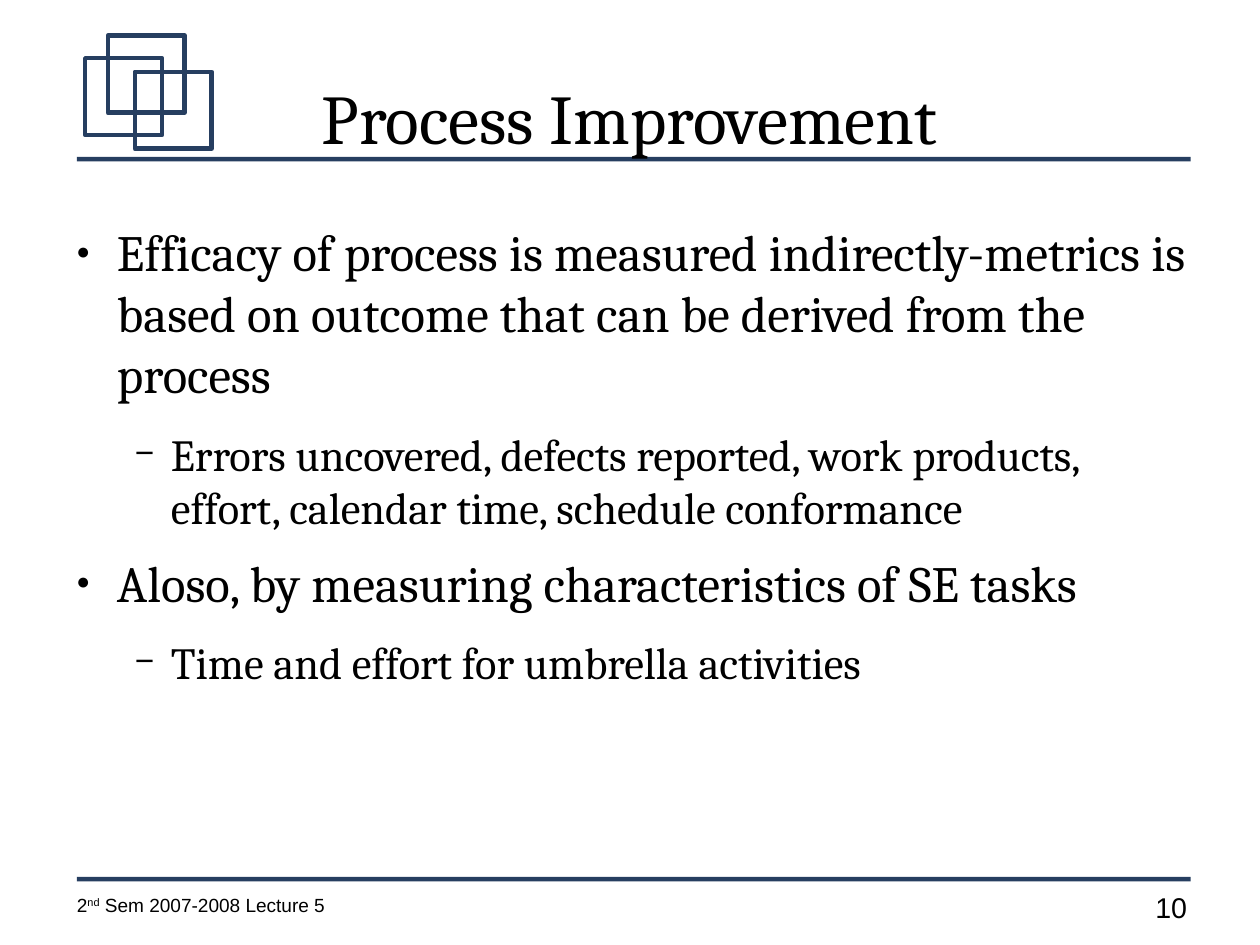
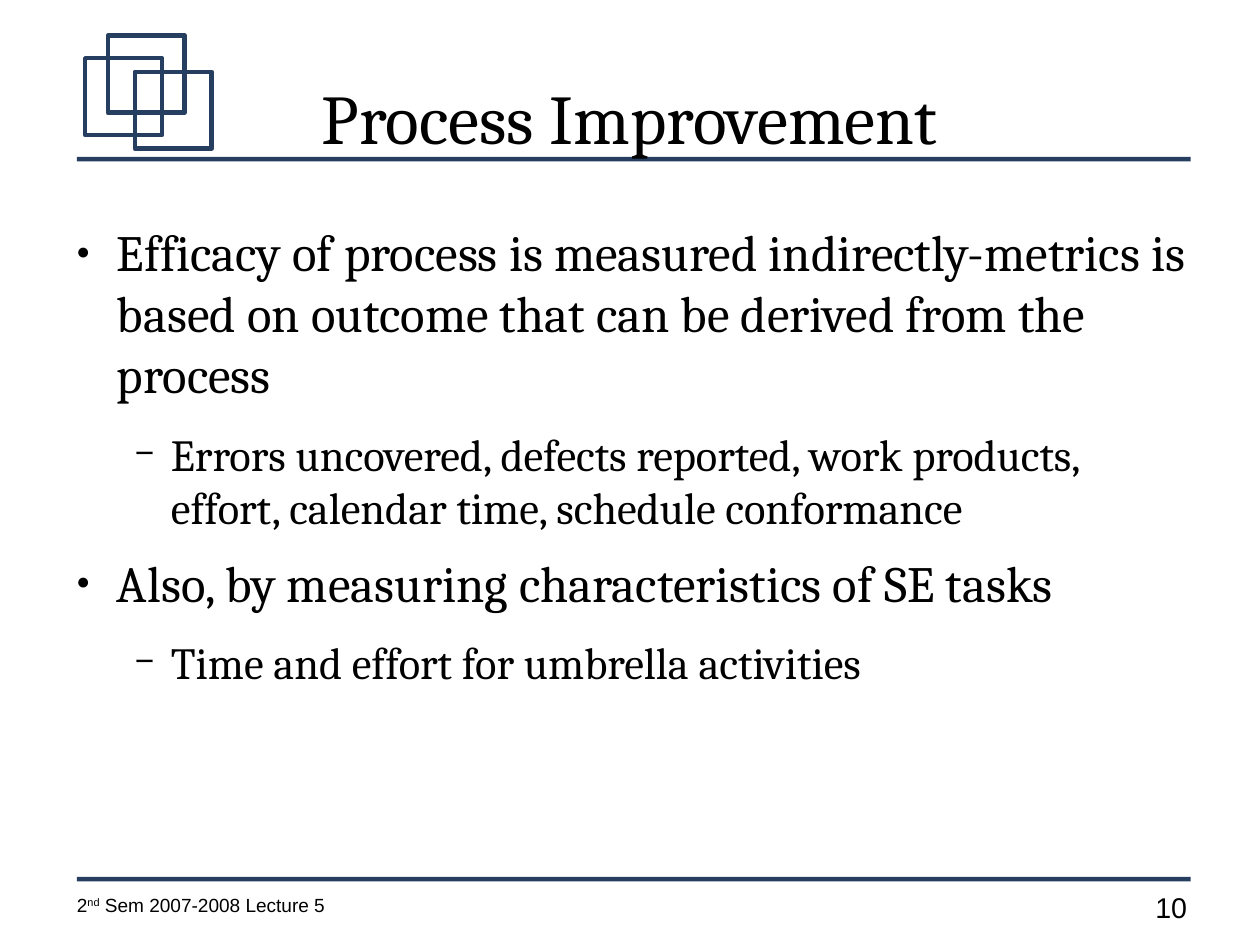
Before and after one commit to jachermocilla/jach-homepage, a slide deck: slide 10 of CMSC128-2nd-Sem-2007-L5.odp. Drawn at 1260x945 pixels with LibreOffice and Linux fonts; fonts in the diff are those of the drawing. Boxes give left, top, right and bottom in pixels: in the first picture for what was removed or moved away, otherwise in the second. Text is boxed around its words. In the diff, an @@ line names an element or a change of style, - is before the commit and + after.

```diff
--- a/CMSC128-2nd-Sem-2007-L5.odp
+++ b/CMSC128-2nd-Sem-2007-L5.odp
@@ text at box(117, 566, 1053, 613): text changed @@
-● Aloso, by measuring characteristics of SE tasks
+● Also, by measuring characteristics of SE tasks
```
Also in this commit, not shown: 1 other slide changed, 2 slides added.
